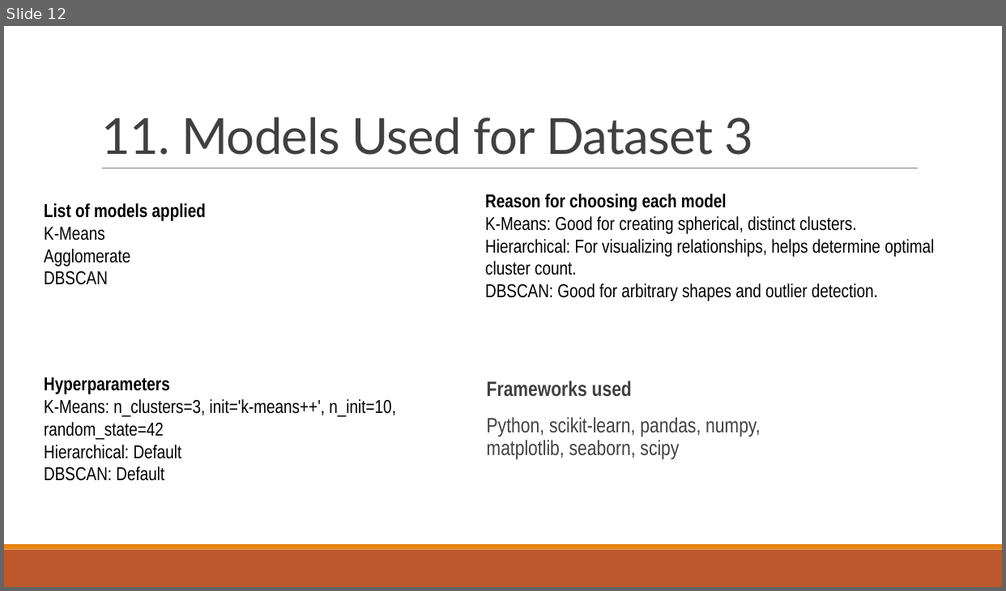
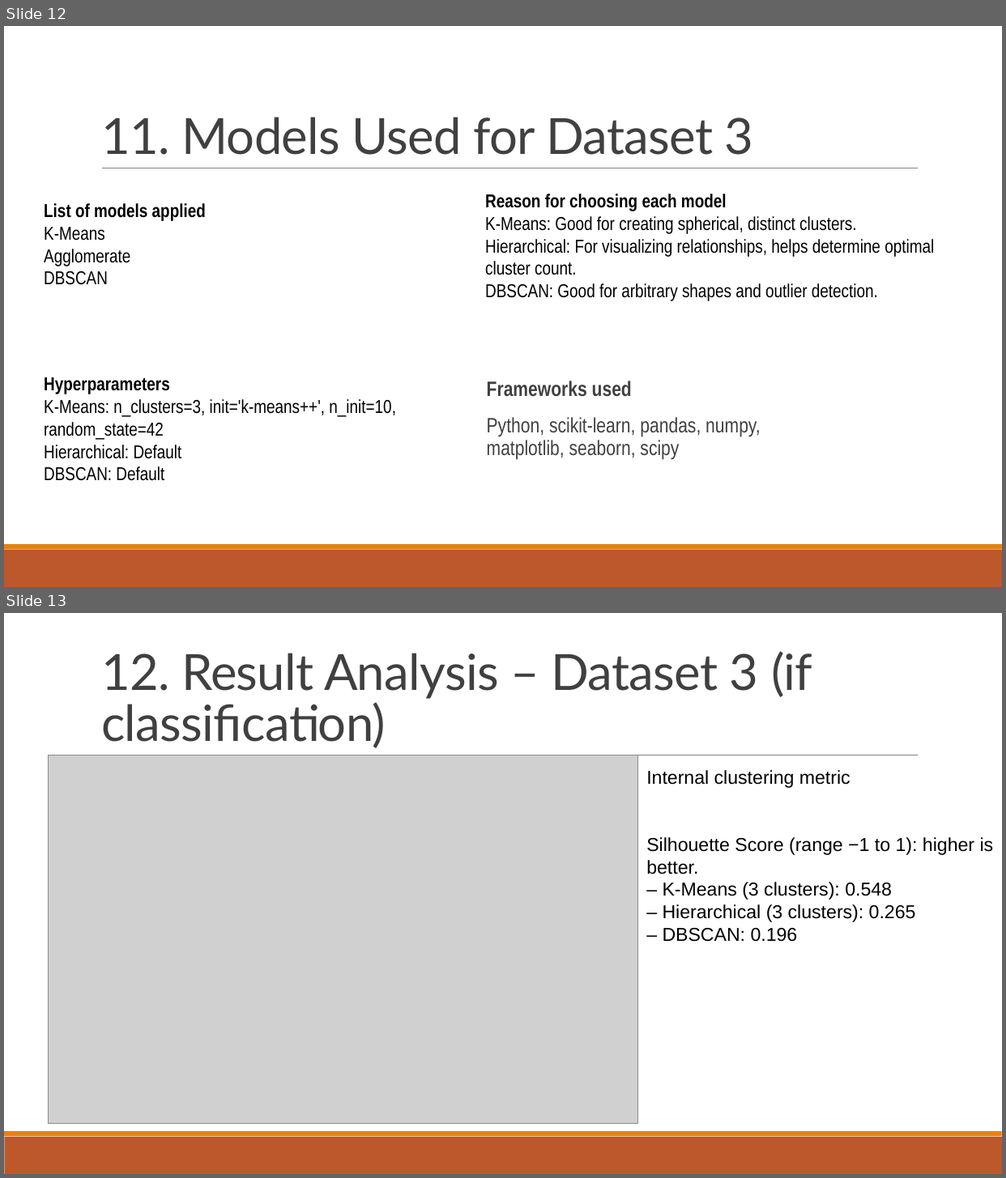
Before and after one commit to akay6483/mmml-ecommerce, a slide deck: docs/23CSE301_A8.pptx. Shown one above the other, each under a label of ours: slide 12 before the commit, slides 12 and 13 after it. The pictures are 1006x591 and 1006x1178 pixels, drawn with LibreOffice and Linux fonts; fonts in the diff are those of the drawing; grey boxes stand for pictures; background and template pictures are left out. Boxes give left, top, right and bottom in pixels: in the first picture for what was removed or moved away, otherwise in the second. Text is boxed around its words. In the diff, an @@ line names an element or a change of style, - is before the commit and + after.

```diff
--- a/docs/23CSE301_A8.pptx
+++ b/docs/23CSE301_A8.pptx
@@ slide 13 added at (4, 613, 1002, 1174), background picture (left out); not listed: 3 template elements that a slide beside it also shows @@
@@ title added at (101, 651, 812, 748), 48 pt, text #404040 @@
+12. Result Analysis – Dataset 3 (if classification)
@@ picture added at (49, 756, 637, 1123) @@
@@ text added at (646, 770, 994, 942), 18 pt, text #000000 @@
+Internal clustering metric
+Silhouette Score (range −1 to 1): higher is better.
+– K-Means (3 clusters): 0.548
+– Hierarchical (3 clusters): 0.265
+– DBSCAN: 0.196
```
Also in this commit, not shown: 1 slide changed, 1 slide removed, 2 other files.
